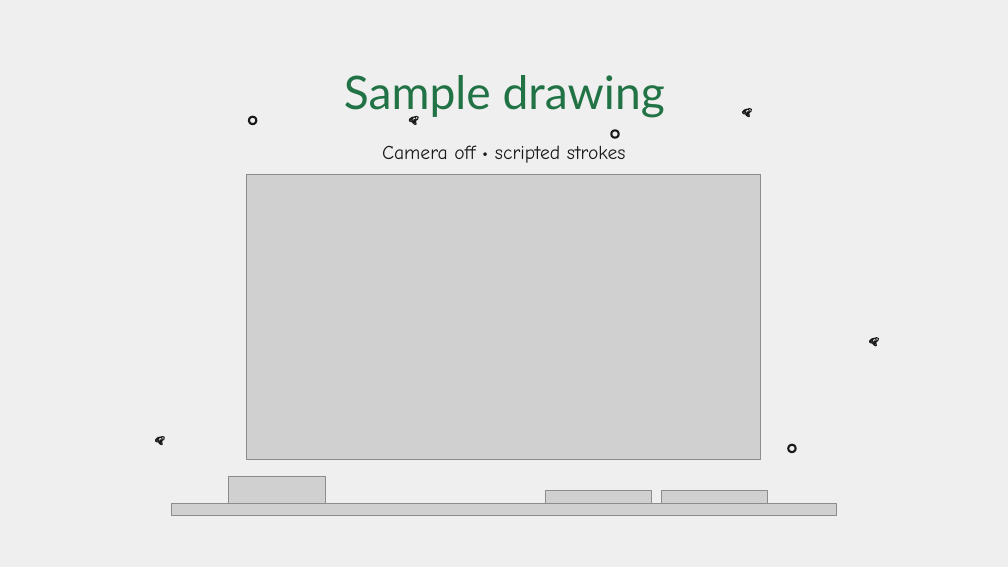
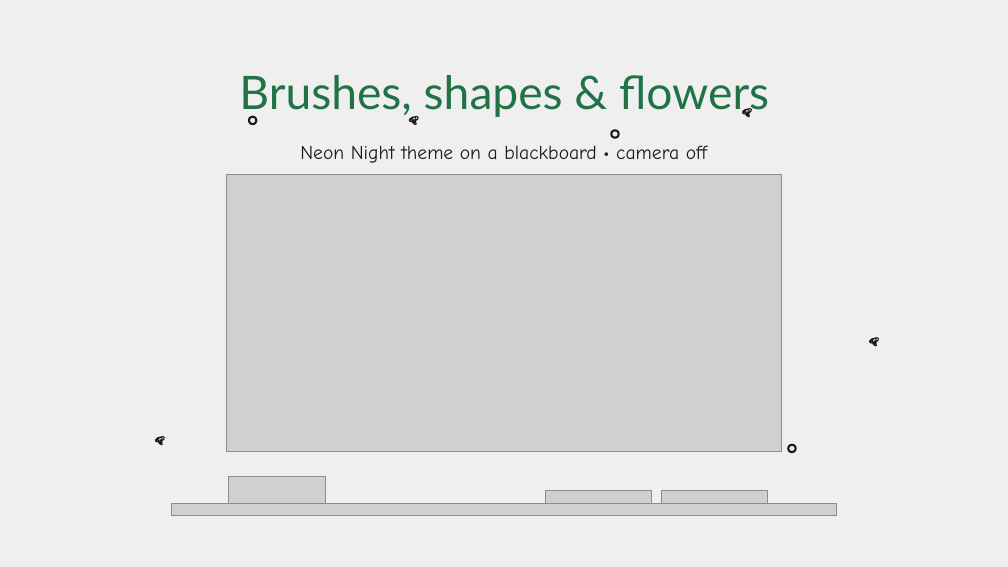
Before and after one commit to thiyatira/AirInk, a slide deck: slide 9 of documents/presentation/AirInk_Presentation.pptx. Drawn at 1008x567 pixels with LibreOffice and Linux fonts; fonts in the diff are those of the drawing; grey boxes stand for pictures; background and template pictures are left out. Boxes give left, top, right and bottom in pixels: in the first picture for what was removed or moved away, otherwise in the second. Text is boxed around its words. In the diff, an @@ line names an element or a change of style, - is before the commit and + after.

Commit message:
Add brushes, shapes, flower stamps, undo/redo and colourful themes
- Nine brushes, eraser, eight shapes and eight flower stamps
- Undo/redo (30 steps) with a hold-two-fingers undo gesture
- Five UI themes, ten boards, colour picker, gallery and snapshot
- 26 automated checks in tests/
- Update report and presentation (PPTX + PDF) and screenshots

```diff
--- a/documents/presentation/AirInk_Presentation.pptx
+++ b/documents/presentation/AirInk_Presentation.pptx
@@ text at box(239, 75, 769, 118): text changed @@
-Sample drawing
+Brushes, shapes & flowers
@@ text at box(300, 145, 707, 163): text changed @@
-Camera off • scripted strokes
+Neon Night theme on a blackboard • camera off
@@ picture: place and size @@
-picture at box(247, 174, 761, 460)
+picture at box(227, 174, 781, 452)
```
Also in this commit, not shown: 6 other slides changed, 1 slide added, 1 slide removed, 11 other files.
